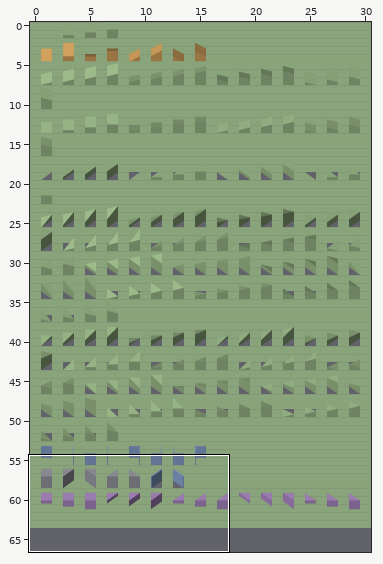
Tiled map -- maps/gallery/gallery.tmx. Above: a wide view before the commit, with the close-up outlined.
Close-up. As it was:
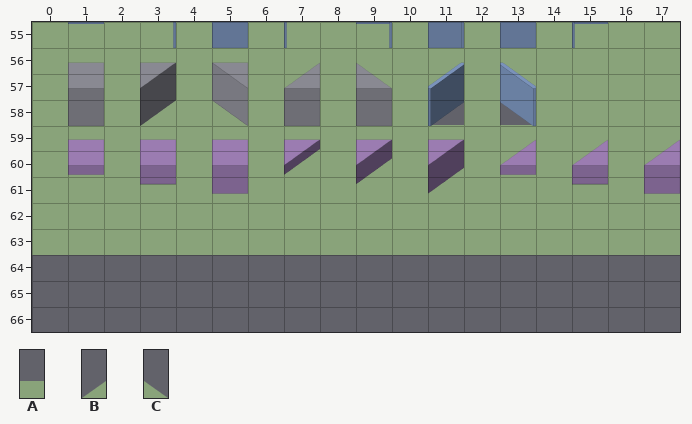
Cells are 128x92 px. Shown: x 0..17, y 55..66. The commit also changed other parts of the map, which this record leaves out. The old version is drawn lined up with the new one.
Key: from "pieces": A 0 "floor", B 48 "floor", C 56 "floor".
_ is an empty cell, # one hidden under a higher layer.
Layers that did not change in this view are not listed.
Layer "Planta 0/suelo" before, first column x 0:
55 AAAAA#AAAAA#A#AAAA
56 AAAAAAAAAAAAAAAAAA
57 AAAAAAAAAAAAAAAAAA
58 A_ABACA#A#A_A_AAAA
59 AAAAAAAAAAAAAAAAAA
60 AAAAAAAAAAAAAAAAAA
61 AAAAAAAAAAAAAAAAAA
62 AAAAAAAAAAAAAAAAAA
63 AAAAAAAAAAAAAAAAAA
64 __________________
65 __________________
66 __________________
And afterwards:
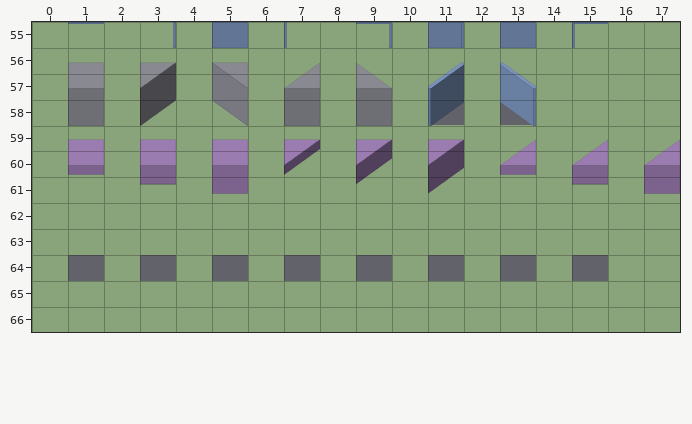
The exact change:
map size 31x64 -> 31x67 cells
Layer "Planta 0/suelo":
y 64: x 0 _ -> A; x 2 _ -> A; x 4 _ -> A; x 6 _ -> A; x 8 _ -> A; x 10 _ -> A; x 12 _ -> A; x 14 _ -> A; x 16..17 __ -> AA
y 65..66: x 0..17 __________________ -> AAAAAAAAAAAAAAAAAA
Pixel boxes of the changes (left, top, right, bottom) in both close-ups:
added: (32, 255, 680, 332)
